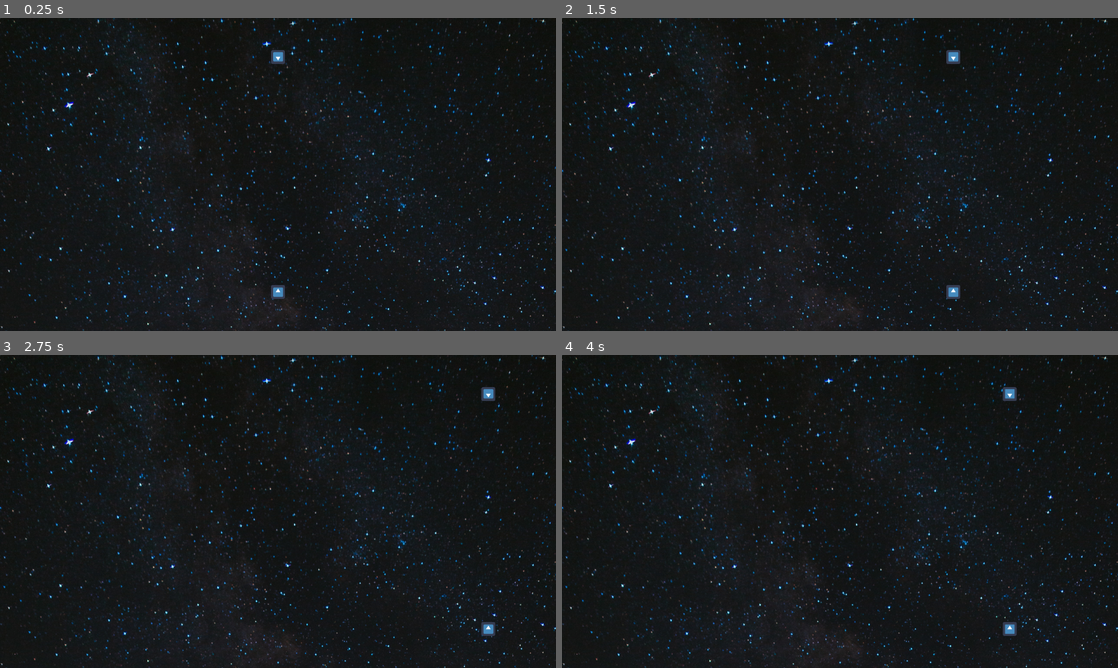
Above: before the commit, frames 1-4 (two rows, left to right).
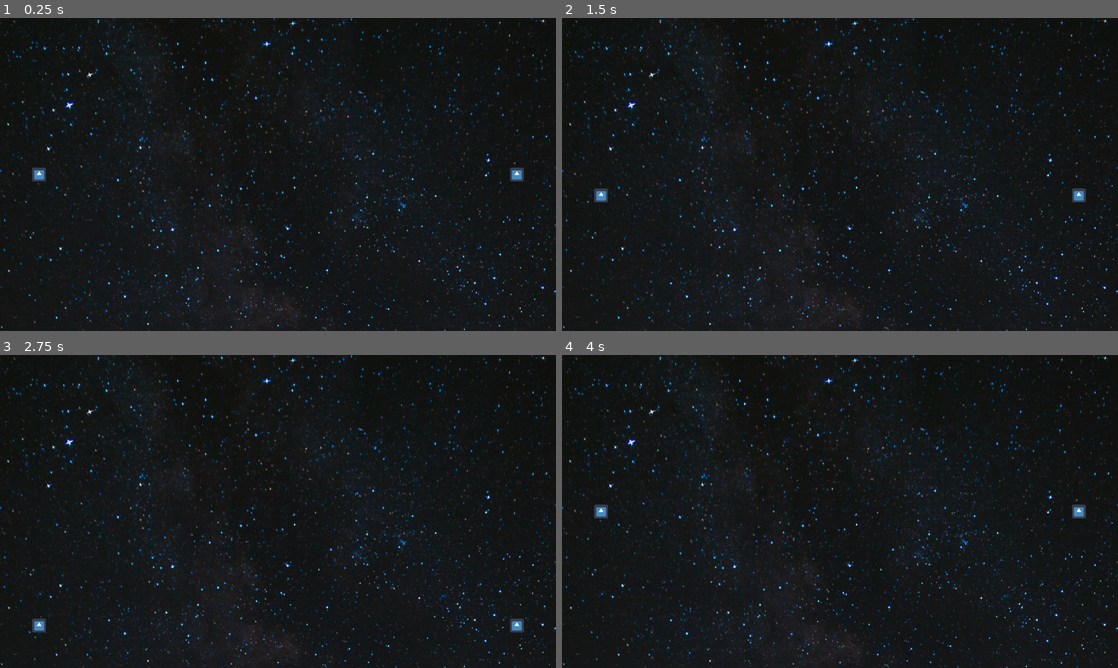
Above: after the commit, the same moments.

Repository: fivemoreminix/mechtoid
Game: Godot game, scene res://assets/scenes/Game.tscn
Two runs of this game, one before a commit and one after it. Both use one fixed random seed, a clock stepped at 60 frames per second and the inputs below. The engine's default icon, where the game draws it, is replaced by a stand-in: a white triangle on a blue panel in a dark square.
Inputs:
- Up to frame 1 (0.25 s): no input
- Up to frame 2 (1.5 s): tap Enter at 0.5 s; hold D (right) 0.53-1.28 s; hold S (down) from 1.28 s (still down)
- Up to frame 3 (2.75 s): release S (down) at 2.03 s; hold D (right) from 2.03 s (still down)
- Up to frame 4 (4 s): release D (right) at 2.78 s; hold W (up) 2.78-3.53 s; hold A (left) from 3.53 s (still down)

The runs differ from the first frame. In frame 1, 0.4% of the frame differs, in the area x 5-95%, y 10-90%; in frame 2, 0.4%; in frame 3, 0.4%; in frame 4, 0.4%.

Commit message:
Put players on left and right

Diff:
--- a/assets/scenes/Game.tscn
+++ b/assets/scenes/Game.tscn
@@ -5,7 +5,7 @@
 [ext_resource path="res://assets/graphics/backgrounds/ivana-cajina-asuyh-_ZX54-unsplash.jpg" type="Texture" id=3]
 
 [sub_resource type="RectangleShape2D" id=1]
-extents = Vector2( 46, 434.872 )
+extents = Vector2( 46, 739.09 )
 
 [node name="Game" type="Node2D"]
 
@@ -17,36 +17,38 @@
 "_edit_lock_": true
 }
 
-[node name="TopPlayer" parent="." instance=ExtResource( 1 )]
-position = Vector2( 640, 90 )
-facing_down = true
+[node name="LeftPlayer" parent="." instance=ExtResource( 1 )]
+position = Vector2( 90, 360 )
 
-[node name="BottomPlayer" parent="." instance=ExtResource( 1 )]
-position = Vector2( 640, 630 )
+[node name="RightPlayer" parent="." instance=ExtResource( 1 )]
+position = Vector2( 1190, 360 )
+facing_opposite = true
 
-[node name="LeftBoundary" type="Area2D" parent="." groups=[
+[node name="TopBoundary" type="Area2D" parent="." groups=[
 "boundary",
 ]]
-position = Vector2( 0, 359.274 )
+position = Vector2( 637.2, 0.511963 )
+rotation = 1.57079
 monitoring = false
 script = ExtResource( 2 )
-side = "left"
+side = "up"
 
-[node name="CollisionShape2D" type="CollisionShape2D" parent="LeftBoundary"]
+[node name="CollisionShape2D" type="CollisionShape2D" parent="TopBoundary"]
 shape = SubResource( 1 )
 __meta__ = {
 "_edit_lock_": true
 }
 
-[node name="RightBoundary" type="Area2D" parent="." groups=[
+[node name="BottomBoundary" type="Area2D" parent="." groups=[
 "boundary",
 ]]
-position = Vector2( 1281.22, 354.641 )
+position = Vector2( 637.224, 717.053 )
+rotation = 1.57079
 monitoring = false
 script = ExtResource( 2 )
-side = "right"
+side = "down"
 
-[node name="CollisionShape2D" type="CollisionShape2D" parent="RightBoundary"]
+[node name="CollisionShape2D" type="CollisionShape2D" parent="BottomBoundary"]
 shape = SubResource( 1 )
 __meta__ = {
 "_edit_lock_": true
--- /dev/null
+++ b/assets/scenes/Human Missile.tscn
@@ -0,0 +1,28 @@
+[gd_scene load_steps=5 format=2]
+
+[ext_resource path="res://icon.png" type="Texture" id=1]
+[ext_resource path="res://assets/scripts/HumanMissile.gd" type="Script" id=2]
+
+[sub_resource type="RectangleShape2D" id=1]
+extents = Vector2( 6.41516, 13.0421 )
+
+[sub_resource type="ParticlesMaterial" id=2]
+flag_disable_z = true
+gravity = Vector3( 0, 0, 0 )
+orbit_velocity = 0.0
+orbit_velocity_random = 0.0
+
+[node name="Human Missile" type="Area2D"]
+script = ExtResource( 2 )
+
+[node name="Sprite" type="Sprite" parent="."]
+modulate = Color( 1, 0, 0, 1 )
+scale = Vector2( 0.2, 0.4 )
+texture = ExtResource( 1 )
+
+[node name="CollisionShape2D" type="CollisionShape2D" parent="."]
+shape = SubResource( 1 )
+
+[node name="Particles2D" type="Particles2D" parent="."]
+local_coords = false
+process_material = SubResource( 2 )
--- a/assets/scenes/Player.tscn
+++ b/assets/scenes/Player.tscn
@@ -16,5 +16,8 @@
 
 [node name="CollisionShape2D" type="CollisionShape2D" parent="."]
 shape = SubResource( 1 )
+
+[node name="Position2D" type="Position2D" parent="."]
+position = Vector2( 0, -20.1815 )
 [connection signal="area_entered" from="." to="." method="_on_area_entered"]
 [connection signal="area_exited" from="." to="." method="_on_Player_area_exited"]
--- a/assets/scripts/Boundary.gd
+++ b/assets/scripts/Boundary.gd
@@ -1,6 +1,6 @@
 extends Area2D
 
-export(String, "unassigned", "left", "right") var side
+export(String, "unassigned", "up", "down") var side
 
 func _ready():
-	assert(side == "left" or side == "right")
+	assert(side == "up" or side == "down")
--- /dev/null
+++ b/assets/scripts/HumanMissile.gd
@@ -0,0 +1,19 @@
+extends Area2D
+
+var speed = 500
+
+# direction is local to the missile and normalized.
+var direction = Vector2() setget set_direction
+
+# Assumes `dir` is already normalized.
+func set_direction(dir: Vector2) -> void:
+	direction = dir
+	look_at(dir)
+
+
+func _ready():
+	set_physics_process(true)
+
+
+func _physics_process(delta):
+	position += direction * speed * delta
--- a/assets/scripts/PlayerController.gd
+++ b/assets/scripts/PlayerController.gd
@@ -4,20 +4,20 @@
 const MOVE_SPEED = 350
 export(float, EXP, 0.0, 1.0) var acceleration
 
-export var facing_down: bool = false setget set_facing
+export var facing_opposite: bool = false setget set_facing
 export var is_ai: bool = false # TODO: probably just make the AI controller a child node
 
 # For use with boundaries (to keep ships from going off screen)
 # In global direction, not local
-var can_move_left: bool = true
-var can_move_right: bool = true
+var can_move_up: bool = true
+var can_move_down: bool = true
 
 var motion = Vector2()
 
-
-func set_facing(is_down: bool) -> void:
-	facing_down = is_down
-	if $Sprite != null: $Sprite.flip_v = is_down
+# Change the direction this player is facing
+func set_facing(opposite: bool) -> void:
+	facing_opposite = opposite
+	if $Sprite != null: $Sprite.flip_h = opposite
 
 
 func _ready():
@@ -29,14 +29,14 @@
 func _physics_process(delta):
 	var m = Vector2()
 
-#	if Input.is_action_pressed("up"):
-#		motion.y -= 1
-#	if Input.is_action_pressed("down"):
-#		motion.y += 1
-	if Input.is_action_pressed("left") and can_move_left:
-		m.x -= 1
-	if Input.is_action_pressed("right") and can_move_right:
-		m.x += 1
+	if Input.is_action_pressed("up") and can_move_up:
+		m.y -= 1
+	if Input.is_action_pressed("down") and can_move_down:
+		m.y += 1
+#	if Input.is_action_pressed("left"):
+#		m.x -= 1
+#	if Input.is_action_pressed("right"):
+#		m.x += 1
 
 	move(m.normalized(), delta)
 
@@ -57,15 +57,15 @@
 func on_boundary(area: Node, entering: bool) -> void:
 	# See Boundary.gd
 	if entering:
-		if area.side == "left": # Disallow movement in the direction of the boundary
-			can_move_left = false
-		if area.side == "right":
-			can_move_right = false
+		if area.side == "up": # Disallow movement in the direction of the boundary
+			can_move_up = false
+		if area.side == "down":
+			can_move_down = false
 	else:
-		if area.side == "left": # Re-enable movement in the direction of the boundary
-			can_move_left = true
-		if area.side == "right":
-			can_move_right = true
+		if area.side == "up": # Re-enable movement in the direction of the boundary
+			can_move_up = true
+		if area.side == "down":
+			can_move_down = true
 
 
 func _on_area_entered(area):
